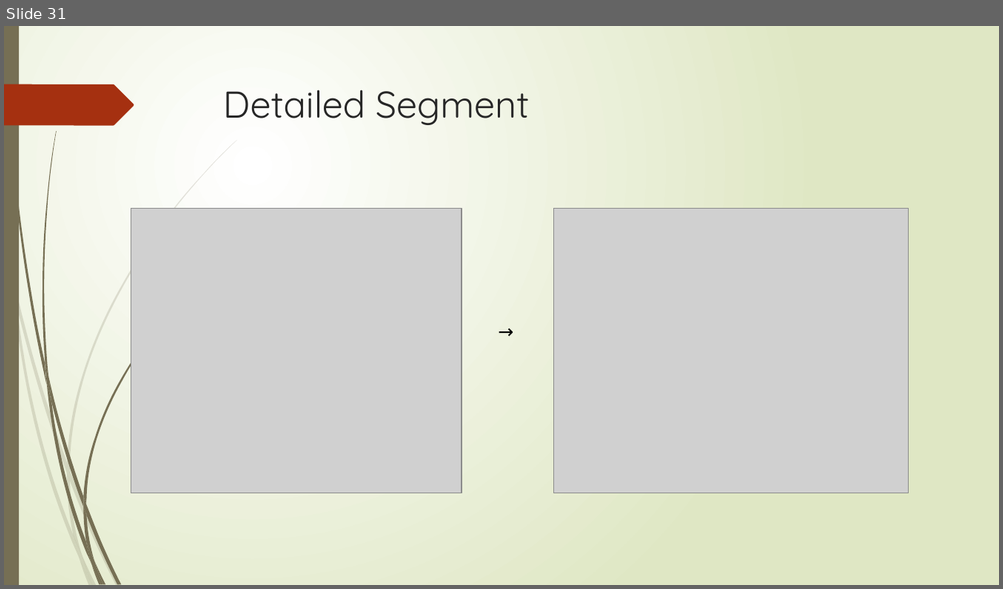
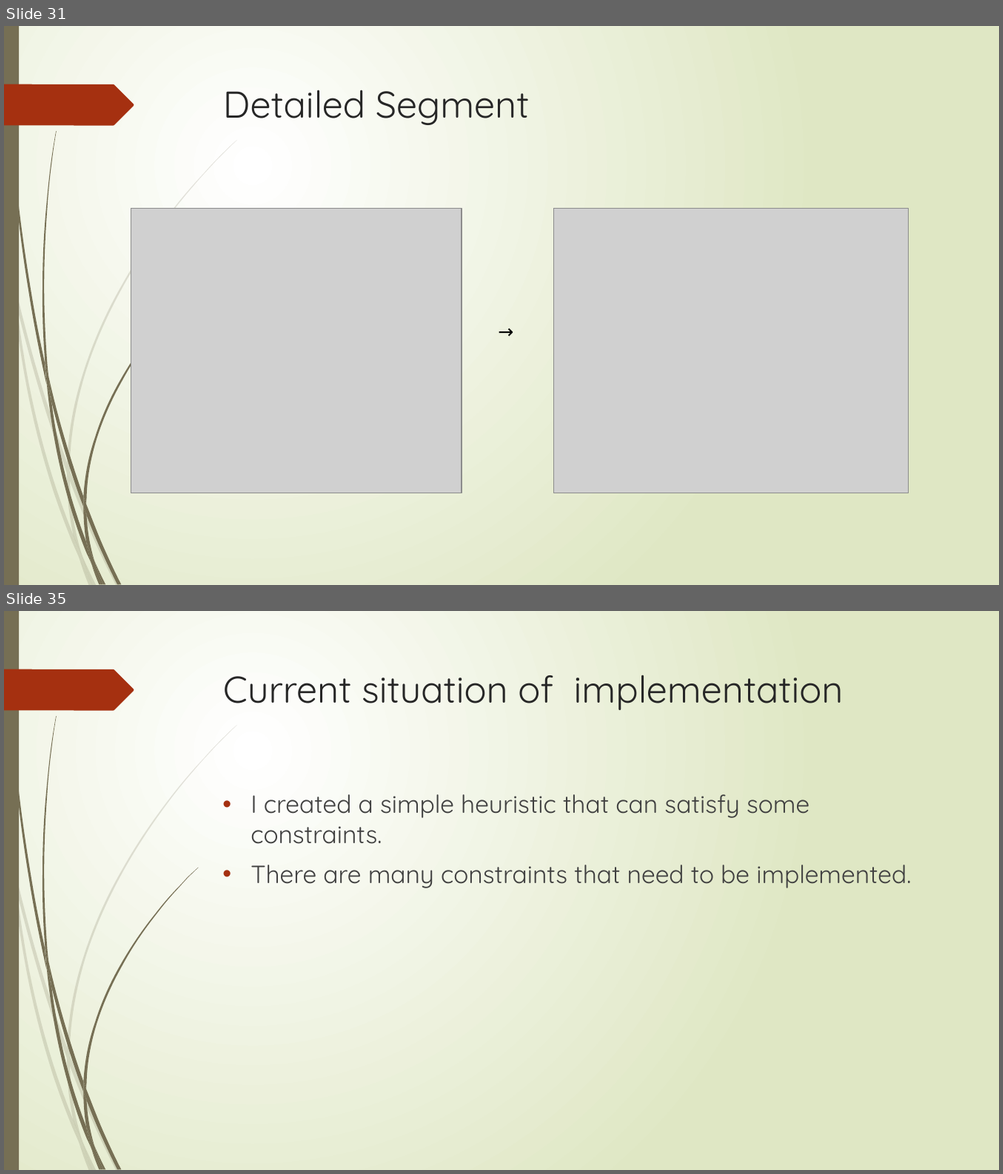
Before and after one commit to r-kurosu/kline_new, a slide deck: 竹田_合同研究会.pptx. Shown one above the other, each under a label of ours: slide 31 before the commit, slides 31 and 35 after it; the slides between them are not shown. The pictures are 1003x589 and 1003x1174 pixels, drawn with LibreOffice and Linux fonts; fonts in the diff are those of the drawing; grey boxes stand for pictures. Boxes give left, top, right and bottom in pixels: in the first picture for what was removed or moved away, otherwise in the second. Text is boxed around its words. In the diff, an @@ line names an element or a change of style, - is before the commit and + after.

```diff
--- a/竹田_合同研究会.pptx
+++ b/竹田_合同研究会.pptx
@@ slide 35 added at bbox=[4, 611, 999, 1170], background gradient #FFFFFF to #DFE8C4; not listed: 24 template elements that a slide beside it also shows @@
@@ title added at bbox=[223, 675, 843, 710], 36 pt, text #262626 @@
+Current situation of implementation
@@ text added at bbox=[250, 795, 910, 889], 24 pt, text #404040 @@
+• I created a simple heuristic that can satisfy some constraints.
+• There are many constraints that need to be implemented.
```
Also in this commit, not shown: 3 slides changed, 2 other slides added.
